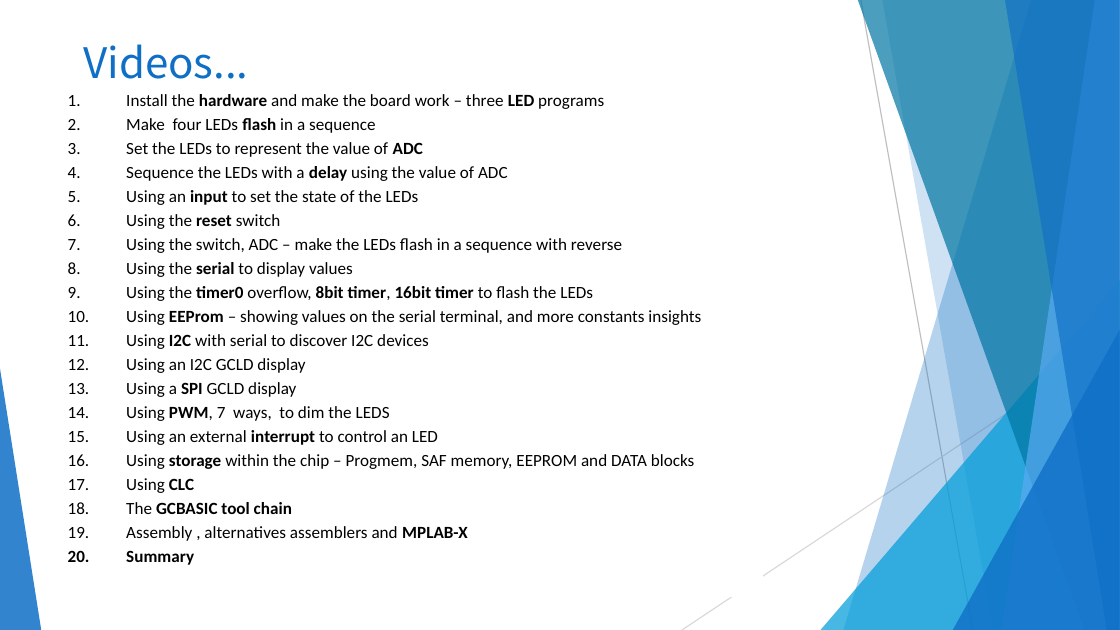
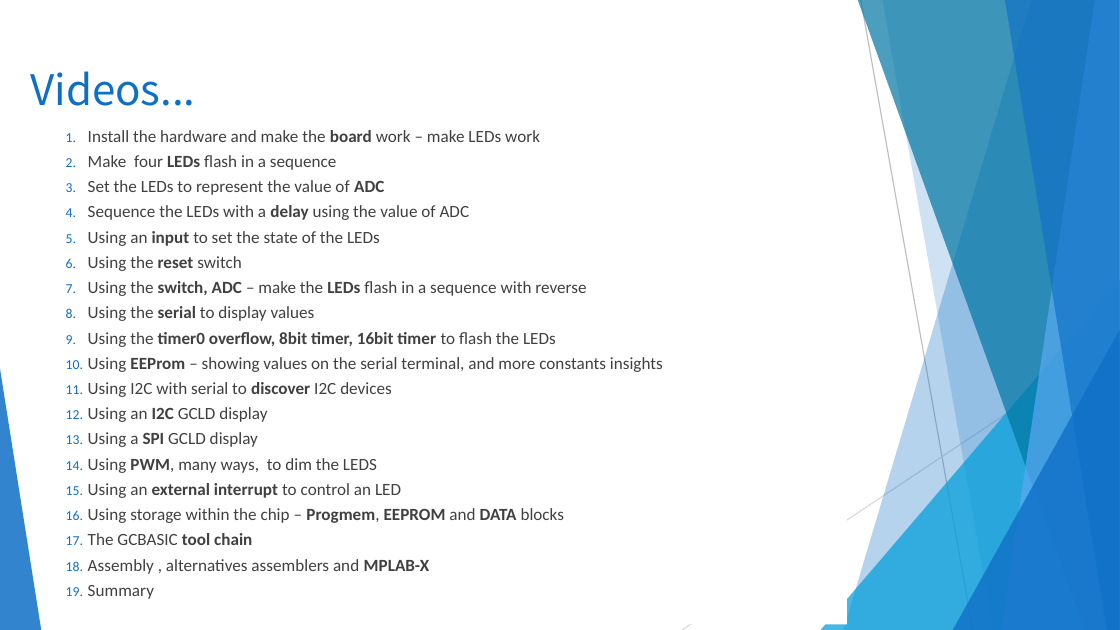
Before and after one commit to GreatCowBASIC/Demonstration_Sources, a slide deck: slide 5 of Vendor_Boards/Microchip_PICDEM 2 plus_board_2010/tutorials/GCBASIC_Part19_Summary.pptx. Drawn at 1120x630 pixels with LibreOffice and Linux fonts; fonts in the diff are those of the drawing; background and template pictures are left out. Boxes give left, top, right and bottom in pixels: in the first picture for what was removed or moved away, otherwise in the second. Text is boxed around its words. In the diff, an @@ line names an element or a change of style, - is before the commit and + after.

```diff
--- a/Vendor_Boards/Microchip_PICDEM 2 plus_board_2010/tutorials/GCBASIC_Part19_Summary.pptx
+++ b/Vendor_Boards/Microchip_PICDEM 2 plus_board_2010/tutorials/GCBASIC_Part19_Summary.pptx
@@ title "Videos...": place and size @@
-title "Videos..." at (83,44,248,79)
+title "Videos..." at (30,71,195,106)
@@ text "Install the hardware and make ...": place and size @@
-text "Install the hardware and make ..." at (126,94,701,565)
+text "Install the hardware and make ..." at (88,130,663,599)
@@ text at (88,130,540,142): text changed; text colour #000000 to #404040 @@
-1. Install the hardware and make the board work – three LED programs
+1. Install the hardware and make the board work – make LEDs work
@@ text at (88,155,663,599): text colour #000000 to #404040 in "Make four LEDs flash in a sequence", "Set the LEDs to represent the value ...", "Sequence the LEDs with a delay using ...", "Using an input to set the state ..." and 12 more places; bold on in "LEDs", "switch, ADC LEDs", "overflow, timer,", "discover" and 2 more places; bold off in "flash", "I2C", "GCBASIC", "Summary"; indent changed @@
@@ text at (88,458,377,473): text changed; text colour #000000 to #404040 @@
-14. Using PWM, 7 ways, to dim the LEDS
+14. Using PWM, many ways, to dim the LEDS
@@ text at (88,508,565,523): text changed; text colour #000000 to #404040 @@
-16. Using storage within the chip – Progmem, SAF memory, EEPROM and DATA blocks
-17. Using CLC
+16. Using storage within the chip – Progmem, EEPROM and DATA blocks
```
Also in this commit, not shown: 1 other slide changed, 1 slide added, 7 other files.
